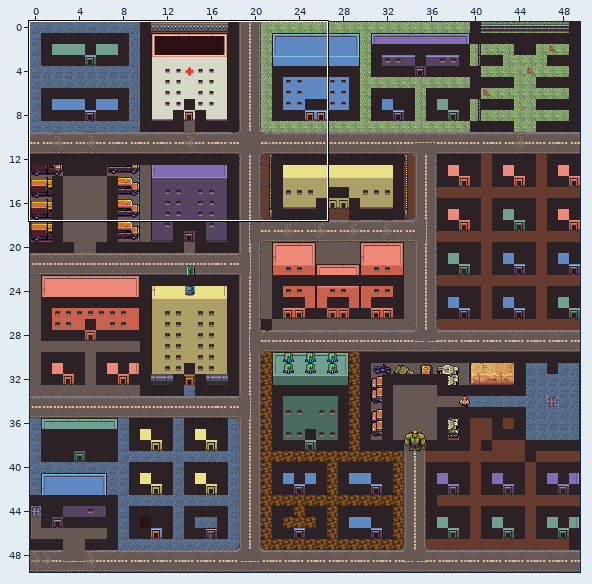
A Tiled map (JSON) gets an edit: dist/assets/town-basic.tmj. The picture above shows the old version from afar; the outline marks the close-up.
Close-up. Before the edit:
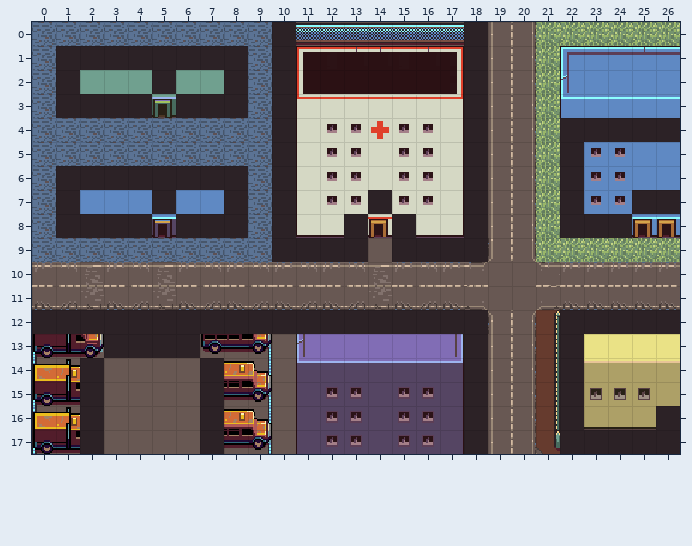
Cells are 16x16 px. Shown: x 0..26, y 0..17. The commit also changed other parts of the map, which this record leaves out.
The same view after the edit:
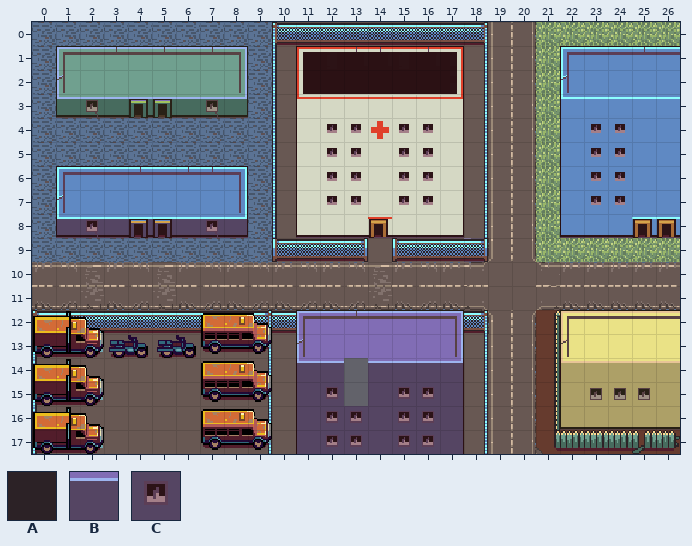
Key: from "post-apocalyptic": A 1, B 345, C 386.
_ is an empty cell.
The exact change:
Layer "on-ground":
y 14: x 13 B -> _
y 15: x 13 C -> _
Layer "collisions" (now hidden):
y 0: x 10 A -> _; x 18 A -> _
y 1: x 1..8 AAAAAAAA -> ________; x 10 A -> _; x 18 A -> _
y 2: x 1 A -> _; x 5 A -> _; x 8 A -> _; x 10 A -> _; x 18 A -> _
y 3: x 1..4 AAAA -> ____; x 6..8 AAA -> ___; x 10 A -> _; x 18 A -> _
y 4: x 10 A -> _; x 18 A -> _; x 22..26 AAAAA -> _____
y 5: x 10 A -> _; x 18 A -> _; x 22 A -> _
y 6: x 1..8 AAAAAAAA -> ________; x 10 A -> _; x 18 A -> _; x 22 A -> _
y 7: x 1 A -> _; x 5 A -> _; x 8 A -> _; x 10 A -> _; x 14 A -> _; x 18 A -> _; x 22 A -> _; x 25..26 AA -> __
y 8: x 1..4 AAAA -> ____; x 6..8 AAA -> ___; x 10 A -> _; x 13 A -> _; x 15 A -> _; x 18 A -> _; x 22..24 AAA -> ___
y 9: x 10..13 AAAA -> ____; x 15..18 AAAA -> ____
y 12: x 0..18 AAAAAAAAAAAAAAAAAAA -> ___________________; x 22..26 AAAAA -> _____
y 13: x 3..6 AAAA -> ____; x 18 A -> _; x 22 A -> _
y 14..15: x 2 A -> _; x 7 A -> _; x 18 A -> _; x 22 A -> _
y 16: x 2 A -> _; x 7 A -> _; x 18 A -> _; x 22 A -> _; x 26 A -> _
y 17: x 2 A -> _; x 7 A -> _; x 18 A -> _; x 22..26 AAAAA -> _____
Pixel boxes of the changes (left, top, right, bottom) in both close-ups:
removed: (273, 22, 487, 262)
removed: (56, 46, 248, 118)
removed: (560, 118, 680, 238)
removed: (56, 166, 248, 238)
removed: (33, 310, 487, 454)
removed: (560, 310, 680, 454)
